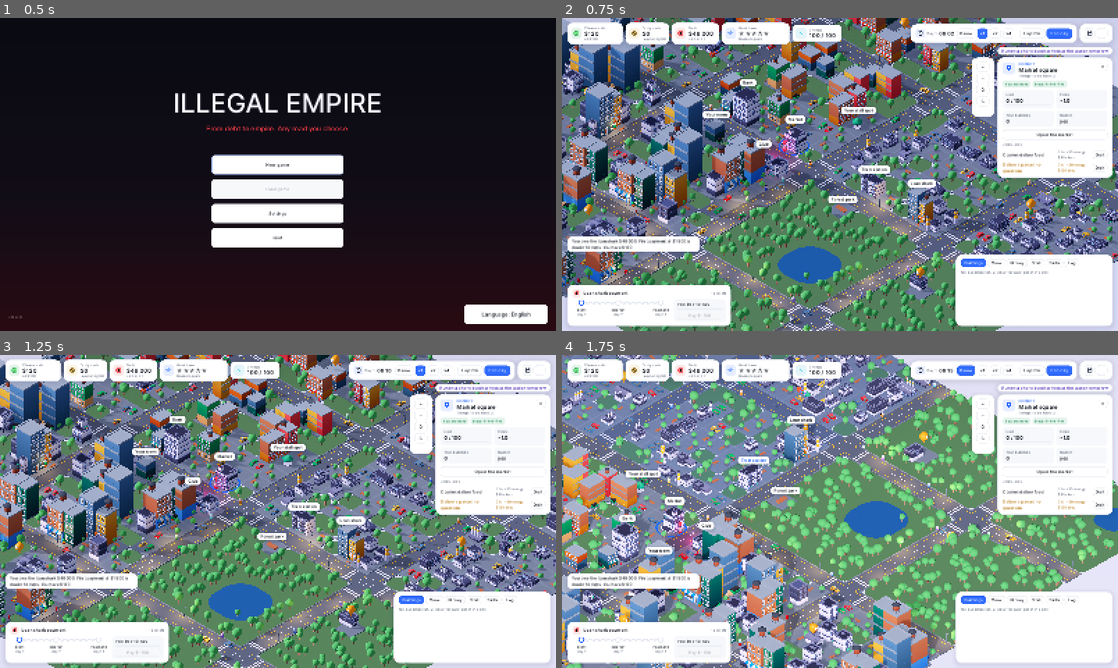
Above: before the commit, frames 1-4 (two rows, left to right).
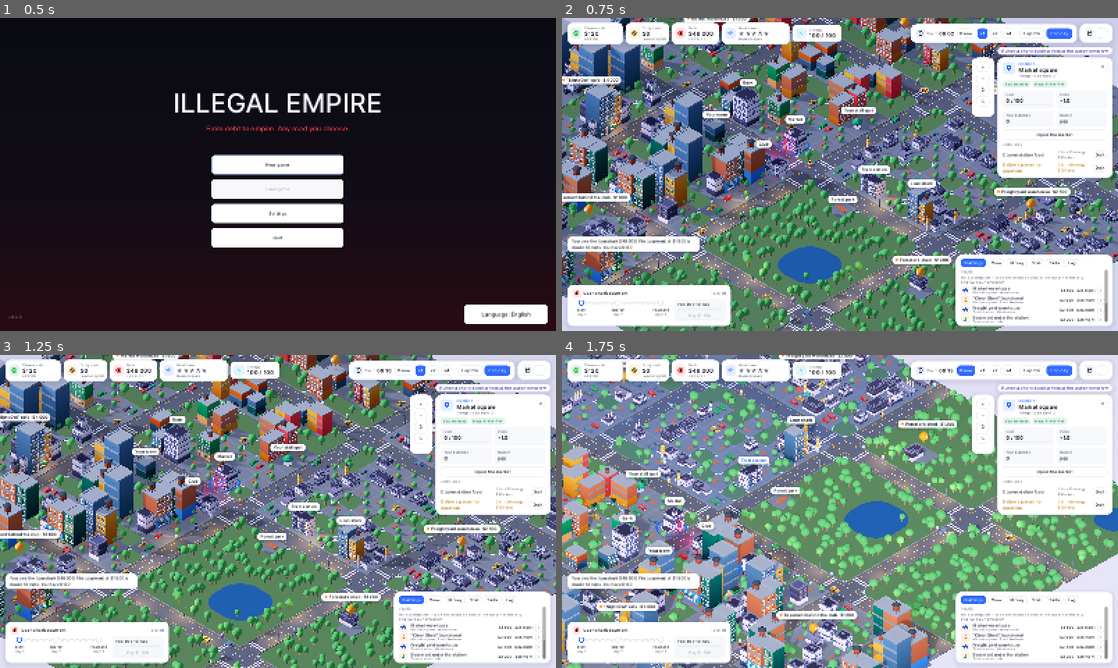
Above: after the commit, the same moments.

Repository: curstfear/illegal-empire
Game: Godot game, scene res://scenes/ui/main_menu.tscn
Same seed, same stepped clock (60 frames per second), same inputs: the game is played once before the commit and once after it.
Inputs (mouse positions are in pixels of both pictures, inside the frame that each line leads up to):
- Up to frame 1 (0.5 s): no input
- Up to frame 2 (0.75 s): click "New game" at 0.5 s
- Up to frame 3 (1.25 s): no input
- Up to frame 4 (1.75 s): tap Enter at 1.25 s; move the mouse to (962, 495) at 1.27 s; hold D from 1.28 s (still down); tap Q at 1.35 s; click (962, 495) at 1.42 s; tap Space at 1.52 s

Frame 1 is identical in both runs. In frame 2, 2.6% of the frame differs, in the area x 0-99%, y 0-98%; in frame 3, 2.5%; in frame 4, 2.3%.

Commit message:
Покупка зданий снова на виду: цены над зданиями, кнопки и список продаж
- Над зданиями на продажу — плашка «название · $цена» с оранжевой точкой.
- В карточке здания кнопки «Купить» и «Аренда» видны всегда, с подсказкой,
  почему нельзя (не тот район или не хватает чистых).
- Во вкладке «Здания» — список «Продаются и сдаются» с ценами.

Co-Authored-By: Claude Opus 5.5 <noreply@anthropic.com>

Diff:
--- a/data/i18n/strings.csv
+++ b/data/i18n/strings.csv
@@ -180,7 +180,7 @@
 PROP_CAFE,"""Night Owl"" cafe",Кафе «Ночная сова»
 PROP_CLUB_LAB,Basement behind the club,Подвал за клубом
 PROP_FOREST_SHED,Forester's shed,Сарай лесника
-PROP_FOR_SALE_TAG,%s · for sale,%s · продаётся
+PROP_FOR_SALE_TAG,%s · $%s,%s · $%s
 PROP_KIND_WAREHOUSE,Warehouse,Склад
 PROP_KIND_LAB,Lab,Лаборатория
 PROP_KIND_FRONT,Front business,Бизнес-прикрытие
@@ -308,7 +308,7 @@
 NEIGHBORS_FEW,few,мало
 NEIGHBORS_SOME,some,есть
 NEIGHBORS_MANY,many,много
-BUILDINGS_EMPTY,No buildings yet. Click a “for sale” pin in the city.,Пока нет зданий. Нажми на метку «продаётся» в городе.
+BUILDINGS_EMPTY,No buildings yet — pick one below or click an orange pin in the city.,Пока нет зданий — выбери ниже или нажми оранжевую метку в городе.
 NICK_GLOOMY,Gloomy,Хмурый
 NICK_QUICK,Quick,Шустрый
 NICK_BEARD,Beard,Борода
@@ -371,3 +371,7 @@
 LOG_CREW_NO_SHOW,%s didn't show up for work (hangover).,Не вышли на работу (похмелье): %s.
 LOG_CREW_FLED,%s panicked during the raid and ran off for good.,Испугались облавы и сбежали насовсем: %s.
 LOG_DEALER_SOLD,Dealer %s sold %d item(s) for $%s (dirty).,Дилер %s: продано %d шт. на $%s (грязными).
+PROP_GO_THERE_FIRST,"To buy or rent, first go to: %s.","Чтобы купить или арендовать, сначала перейди в район: %s."
+PROP_NEED_CLEAN,Not enough clean money: $%s more needed (or rent it).,Не хватает чистых: нужно ещё $%s (или возьми в аренду).
+BUILDINGS_MINE,Yours,Твои
+BUILDINGS_FOR_SALE,For sale and for rent,Продаются и сдаются
--- a/scripts/city/city.gd
+++ b/scripts/city/city.gd
@@ -463,8 +463,8 @@
 				_place(model, pos + facing * 0.75 + side * (0.85 - k * 0.4), 90.0 + rad_to_deg(atan2(facing.x, facing.z)), 1.0)
 
 
-## Булавки и подписи зданий: на продажу — оранжевая булавка, твоё — синяя булавка с названием
-## и синяя перекраска модели. Булавки слегка покачиваются.
+## Булавки и подписи зданий: на продажу — оранжевая булавка и «название · цена», твоё — синяя булавка
+## с названием и синяя перекраска модели. Булавки слегка покачиваются.
 func _refresh_property_tags() -> void:
 	if GameState.session == null:
 		return
@@ -472,7 +472,9 @@
 	for id: String in _property_tags:
 		var tag: MapTag = _property_tags[id]
 		var mine: bool = GameState.session.properties.is_mine(id)
-		tag.set_text(GameState.session.properties.get_def(id).name_key if mine else "")
+		var def := GameState.session.properties.get_def(id)
+		tag.set_text(tr(def.name_key) if mine else tr("PROP_FOR_SALE_TAG") % [tr(def.name_key), _money_text(int(def.buy_price))])
+		tag.set_dot(COLOR_MINE if mine else COLOR_FOR_SALE)
 		var pin: Node3D = _property_pins[id]
 		pin.position.y = _property_anchors[id].y + 0.25 + bob
 		var color := COLOR_MINE if mine else COLOR_FOR_SALE
@@ -481,6 +483,16 @@
 		if _property_owned.get(id, false) != mine and _property_nodes[id] != null:
 			_property_owned[id] = mine
 			soften(_property_nodes[id], COLOR_MINE, 0.7 if mine else 0.0)
+
+
+## 1500 → «1 500».
+static func _money_text(value: int) -> String:
+	var digits := str(value)
+	var result := ""
+	while digits.length() > 3:
+		result = " " + digits.right(3) + result
+		digits = digits.left(-3)
+	return digits + result
 
 
 ## Булавка на карте: шар на острие вниз, как метки в референсе.
--- a/scripts/city/map_tag.gd
+++ b/scripts/city/map_tag.gd
@@ -2,7 +2,7 @@
 extends PanelContainer
 ## Подпись над зданием, как метки на карте в референсе: белая скруглённая плашка с мягкой тенью,
 ## чистый текст без обводки. Рисуется поверх 3D (в слое подписей города) и следует за точкой в мире.
-## Твоё — синяя точка слева; выбранный район или наведение — синий текст.
+## Цветная точка слева: синяя — твоё, оранжевая — продаётся; выбранный район или наведение — синий текст.
 
 const FONT := preload("res://assets/fonts/inter/Inter-SemiBold.otf")
 const COLOR_TEXT := Color(0.106, 0.122, 0.165)
@@ -59,6 +59,14 @@
 	reset_size()
 
 
+## Точка слева: цвет или Color(0, 0, 0, 0) — без точки.
+func set_dot(color: Color) -> void:
+	_dot.visible = color.a > 0.0
+	if _dot.visible:
+		(_dot.get_theme_stylebox("panel") as StyleBoxFlat).bg_color = color
+		reset_size()
+
+
 func highlight(on: bool) -> void:
 	_label.add_theme_color_override("font_color", COLOR_ACCENT if on else COLOR_TEXT)
 
--- a/scripts/ui/game_screen.gd
+++ b/scripts/ui/game_screen.gd
@@ -850,11 +850,15 @@
 		_card_tiles.add_child(_tile(tr("TILE_RENT"), "$%s / %s" % [_format_money(int(prop.rent)), tr("TILE_NIGHT")]))
 		_card_tiles.add_child(_tile(tr("TILE_CAPACITY"), str(int(prop.capacity))))
 		_card_tiles.add_child(_tile(tr("TILE_NEIGHBORS"), _neighbors_text(float(prop.get("neighbors", 1.0)))))
-		if here:
-			_prop_row([_prop_button(tr("BTN_BUY_PROPERTY") % _format_money(int(prop.buy_price)),
-					GameState.buy_property.bind(id), not s.can_buy_property(id), true),
-				_prop_button(tr("BTN_RENT_PROPERTY") % _format_money(int(prop.rent)),
-					GameState.rent_property.bind(id), not s.can_rent_property(id))])
+		# Кнопки видны всегда; купить можно, только стоя в районе здания.
+		_prop_row([_prop_button(tr("BTN_BUY_PROPERTY") % _format_money(int(prop.buy_price)),
+				GameState.buy_property.bind(id), not s.can_buy_property(id), true),
+			_prop_button(tr("BTN_RENT_PROPERTY") % _format_money(int(prop.rent)),
+				GameState.rent_property.bind(id), not s.can_rent_property(id))])
+		if not here:
+			_prop_note(tr("PROP_GO_THERE_FIRST") % tr(s.market.get_district(prop.district).name_key))
+		elif s.clean < int(prop.buy_price):
+			_prop_note(tr("PROP_NEED_CLEAN") % _format_money(int(prop.buy_price) - s.clean))
 		_prop_note(tr("PROP_BUY_HINT"))
 		return
 	# Плитки: склад и риски (у фасада — отмыв и налоговая).
@@ -1011,18 +1015,19 @@
 	return button
 
 
-## Вкладка «Здания»: всё твоё — тип, район, статус, заполненность склада; клик открывает карточку.
+## Вкладка «Здания»: всё твоё — тип, район, статус, заполненность склада; ниже — что продаётся.
+## Клик по «›» открывает карточку здания.
 func _refresh_buildings() -> void:
 	var s := GameState.session
 	var props := s.properties
 	_clear(_buildings_list)
 	var mine := props.mine()
 	_tab_buttons.get_child(0).text = tr("TAB_BUILDINGS") + (" %d" % mine.size() if not mine.is_empty() else "")
+	_buildings_list.add_child(_small_label(tr("BUILDINGS_MINE").to_upper(), 10, COLOR_MUTED))
 	if mine.is_empty():
 		var empty := _small_label(tr("BUILDINGS_EMPTY"), 11, COLOR_MUTED)
 		empty.autowrap_mode = TextServer.AUTOWRAP_WORD_SMART
 		_buildings_list.add_child(empty)
-		return
 	for prop: Dictionary in mine:
 		var id: String = prop.id
 		var st: Dictionary = props.state[id]
@@ -1067,6 +1072,28 @@
 		row.add_child(open)
 		_buildings_list.add_child(row)
 		_buildings_list.add_child(HSeparator.new())
+	var for_sale := props.defs.filter(func(p: Dictionary) -> bool: return not props.is_mine(p.id))
+	if for_sale.is_empty():
+		return
+	_buildings_list.add_child(_small_label(tr("BUILDINGS_FOR_SALE").to_upper(), 10, COLOR_MUTED))
+	for prop: Dictionary in for_sale:
+		var row := HBoxContainer.new()
+		row.add_theme_constant_override("separation", 8)
+		row.add_child(_icon_square(KIND_ICONS[prop.kind], COLOR_WARN, 26))
+		var texts := VBoxContainer.new()
+		texts.add_theme_constant_override("separation", -2)
+		texts.size_flags_horizontal = Control.SIZE_EXPAND_FILL
+		texts.add_child(_small_label(tr(prop.name_key), 12, COLOR_TEXT))
+		texts.add_child(_small_label(tr(s.market.get_district(prop.district).name_key) + " · " + tr("PROP_KIND_" + String(prop.kind).to_upper()), 10, COLOR_MUTED))
+		row.add_child(texts)
+		row.add_child(_small_label("$%s · $%s/%s" % [_format_money(int(prop.buy_price)), _format_money(int(prop.rent)), tr("TILE_NIGHT")], 11, COLOR_TEXT))
+		var open := Button.new()
+		open.text = "›"
+		open.auto_translate_mode = Node.AUTO_TRANSLATE_MODE_DISABLED
+		_make_small(open, 8)
+		open.pressed.connect(open_property_card.bind(String(prop.id)))
+		row.add_child(open)
+		_buildings_list.add_child(row)
 
 
 ## Вкладка «Люди»: бригада (место работы, уволить) и биржа (нанять).
Binary file changed: data/i18n/strings.en.translation
Binary file changed: data/i18n/strings.ru.translation
